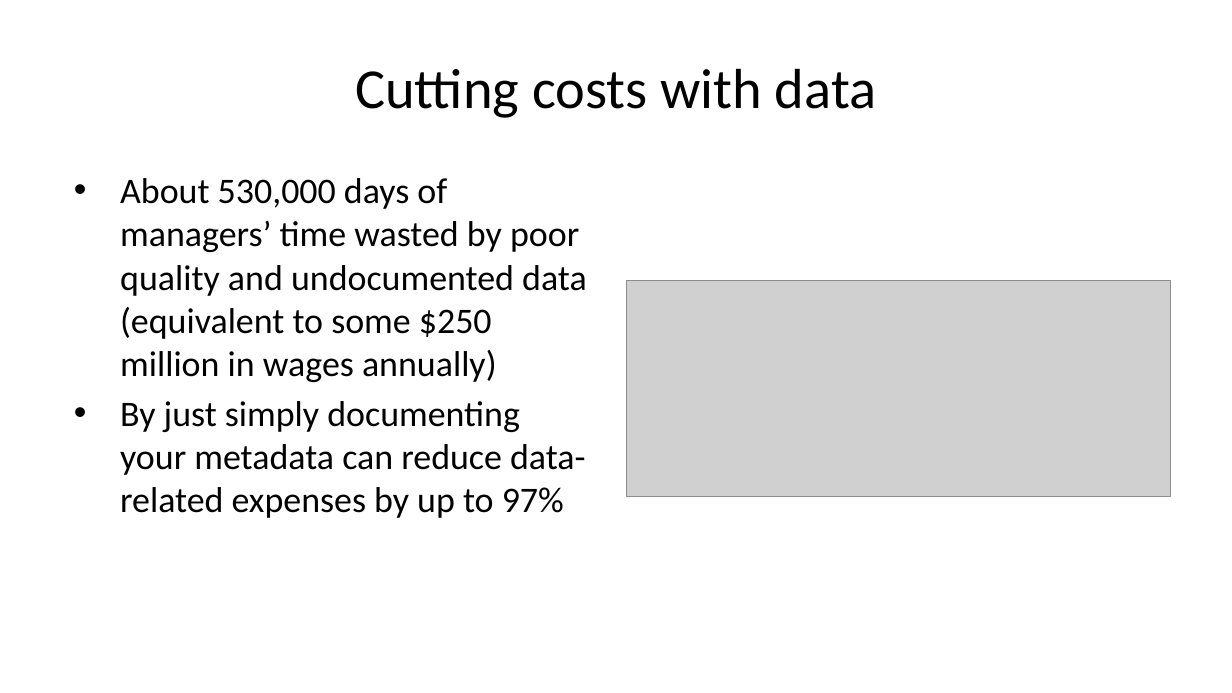
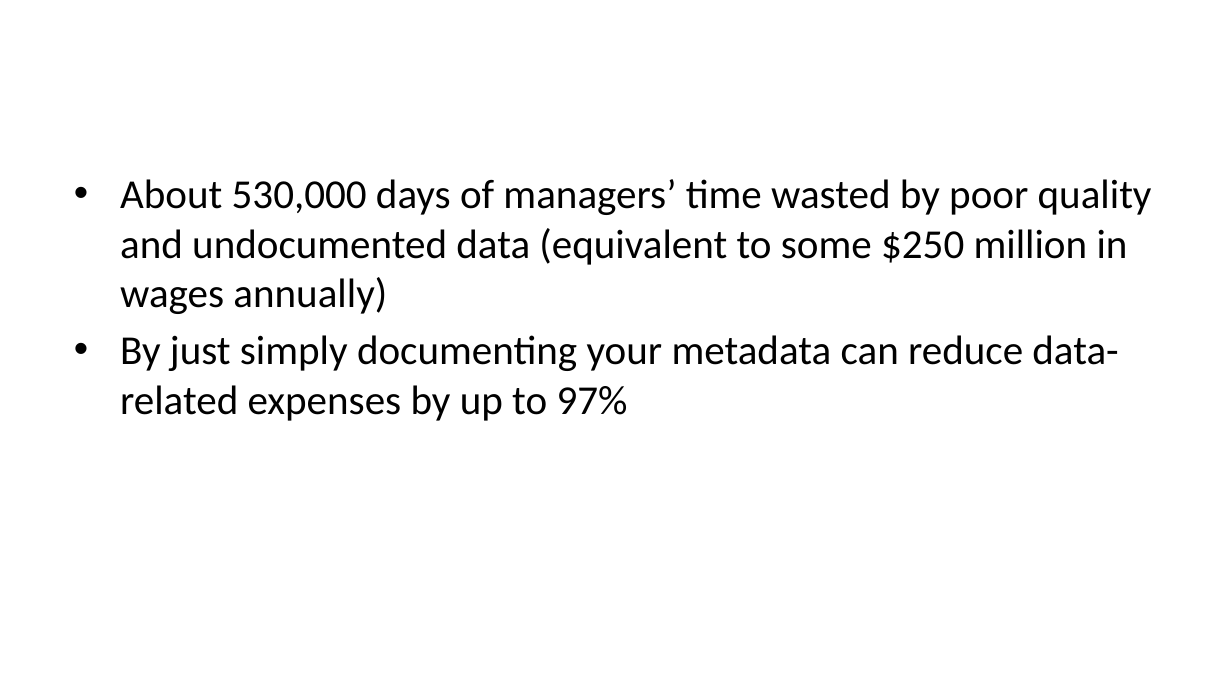
Before and after one commit to tamanh-oxford/capacity-development, a slide deck: slide 16 of data-frameworks/12-financing-data.pptx (slide 15 before the commit). Drawn at 1232x693 pixels with LibreOffice and Linux fonts; fonts in the diff are those of the drawing; grey boxes stand for pictures. Boxes give left, top, right and bottom in pixels: in the first picture for what was removed or moved away, otherwise in the second. Text is boxed around its words. In the diff, an @@ line names an element or a change of style, - is before the commit and + after.

```diff
--- a/data-frameworks/12-financing-data.pptx
+++ b/data-frameworks/12-financing-data.pptx
@@ title removed at box(355, 68, 876, 118) @@
-Cutting costs with data
@@ text "About 530,000 days of managers’ ..." at box(120, 179, 1152, 421): size 21 to 24 pt @@
@@ picture removed at box(626, 281, 1170, 496) @@
```
Also in this commit, not shown: 1 other slide changed, 2 slides added, 26 other files.
